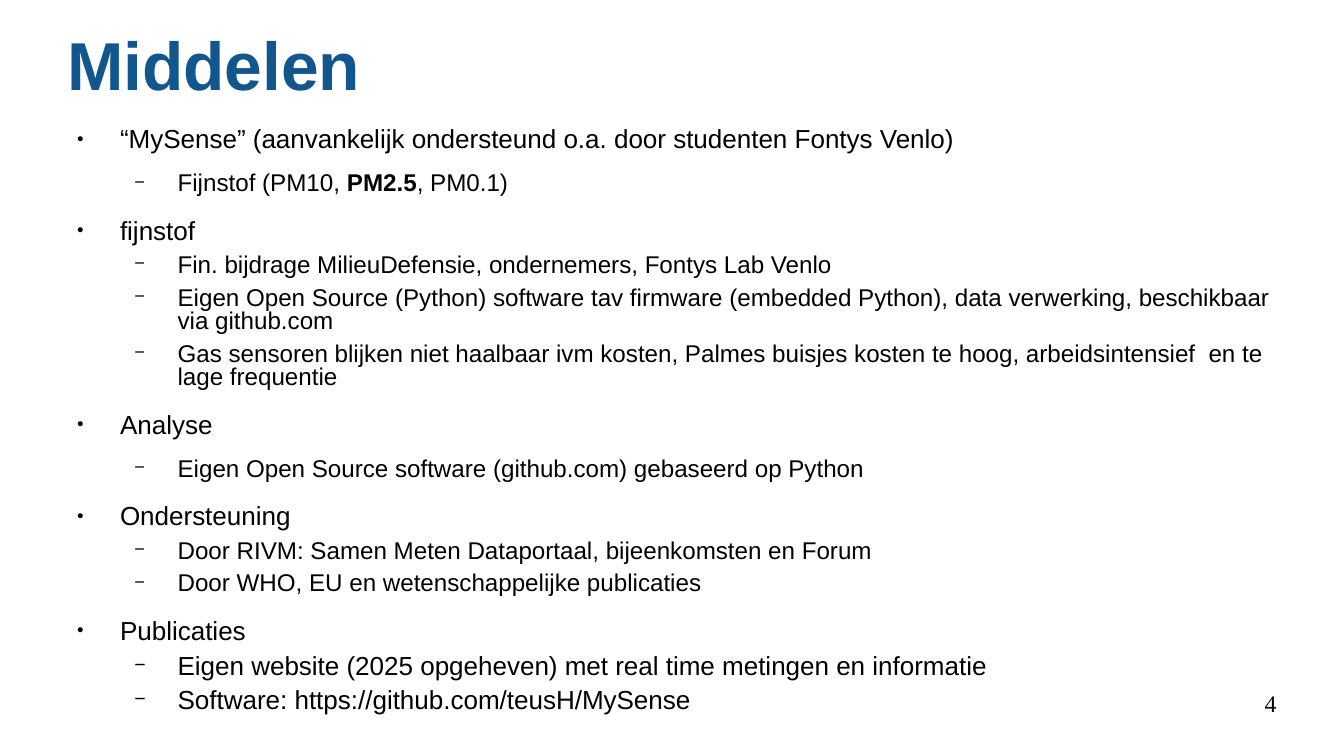
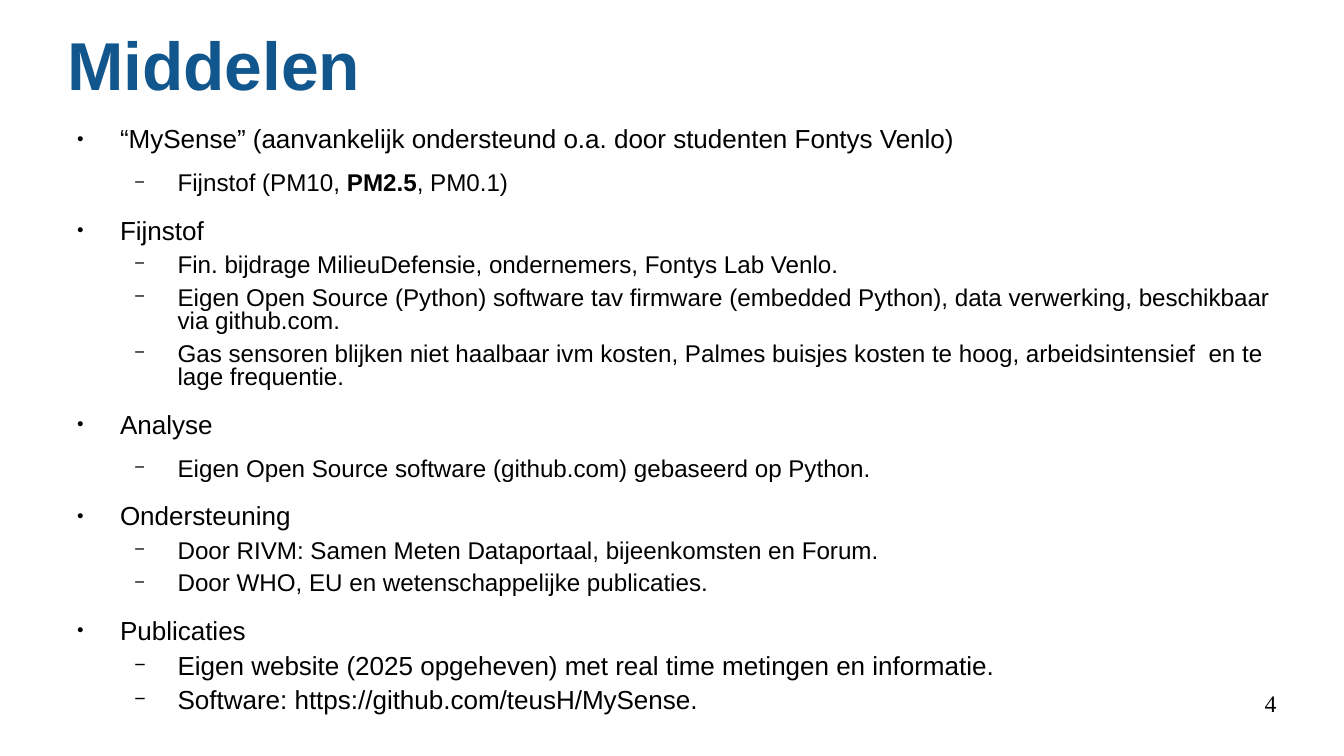
Before and after one commit to teusH/MySense, a slide deck: slide 4 of reports/202603-Casus-Horst aan de Maas.odp. Drawn at 1344x756 pixels with LibreOffice and Linux fonts; fonts in the diff are those of the drawing. Boxes give left, top, right and bottom in pixels: in the first picture for what was removed or moved away, otherwise in the second. Text is boxed around its words. In the diff, an @@ line names an element or a change of style, - is before the commit and + after.

```diff
--- a/reports/202603-Casus-Horst aan de Maas.odp
+++ b/reports/202603-Casus-Horst aan de Maas.odp
@@ text at [120,129,1269,715]: text changed @@
-  − Eigen Open Source software (github.com) gebaseerd op Python
+  − Eigen Open Source software (github.com) gebaseerd op Python.
@@ text at [178,255,1269,390]: text changed @@
-● fijnstof
-  − Fin. bijdrage MilieuDefensie, ondernemers, Fontys Lab Venlo
-  − Eigen Open Source (Python) software tav firmware (embedded Python), data verwerking, beschikbaar via github.com
-  − Gas sensoren blijken niet haalbaar ivm kosten, Palmes buisjes kosten te hoog, arbeidsintensief en te lage frequentie
+● Fijnstof
+  − Fin. bijdrage MilieuDefensie, ondernemers, Fontys Lab Venlo.
+  − Eigen Open Source (Python) software tav firmware (embedded Python), data verwerking, beschikbaar via github.com.
+  − Gas sensoren blijken niet haalbaar ivm kosten, Palmes buisjes kosten te hoog, arbeidsintensief en te lage frequentie.
@@ text at [178,541,878,596]: text changed @@
-  − Door RIVM: Samen Meten Dataportaal, bijeenkomsten en Forum
-  − Door WHO, EU en wetenschappelijke publicaties
+  − Door RIVM: Samen Meten Dataportaal, bijeenkomsten en Forum.
+  − Door WHO, EU en wetenschappelijke publicaties.
@@ text at [178,656,993,715]: text changed @@
-  − Eigen website (2025 opgeheven) met real time metingen en informatie
-  − Software: https://github.com/teusH/MySense
+  − Eigen website (2025 opgeheven) met real time metingen en informatie.
+  − Software: https://github.com/teusH/MySense.
```
Also in this commit, not shown: 10 other slides changed, 4 other files.
